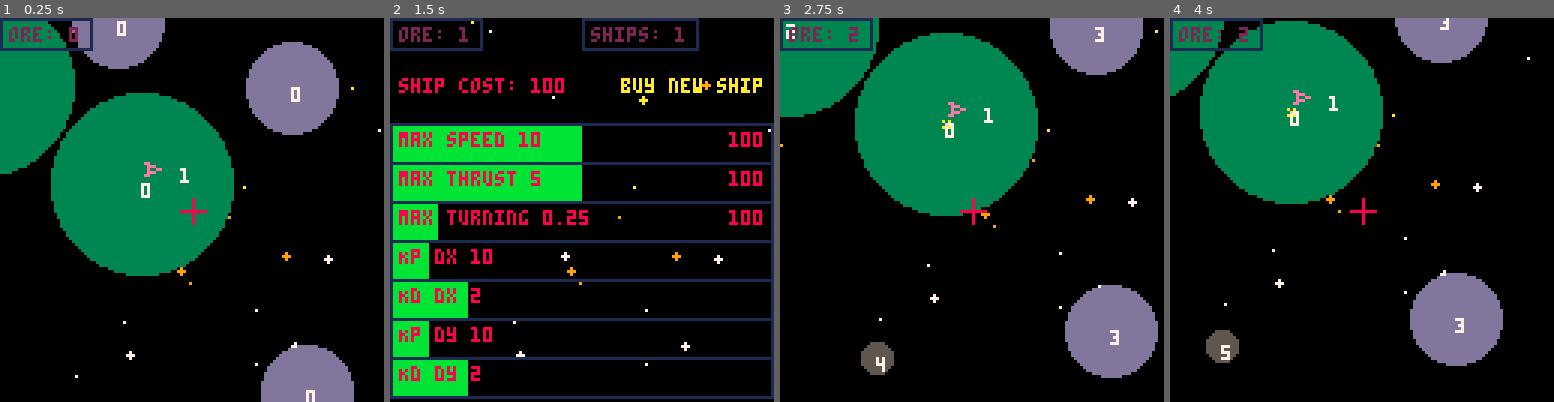
Above: before the commit, frames 1-4 (left to right).
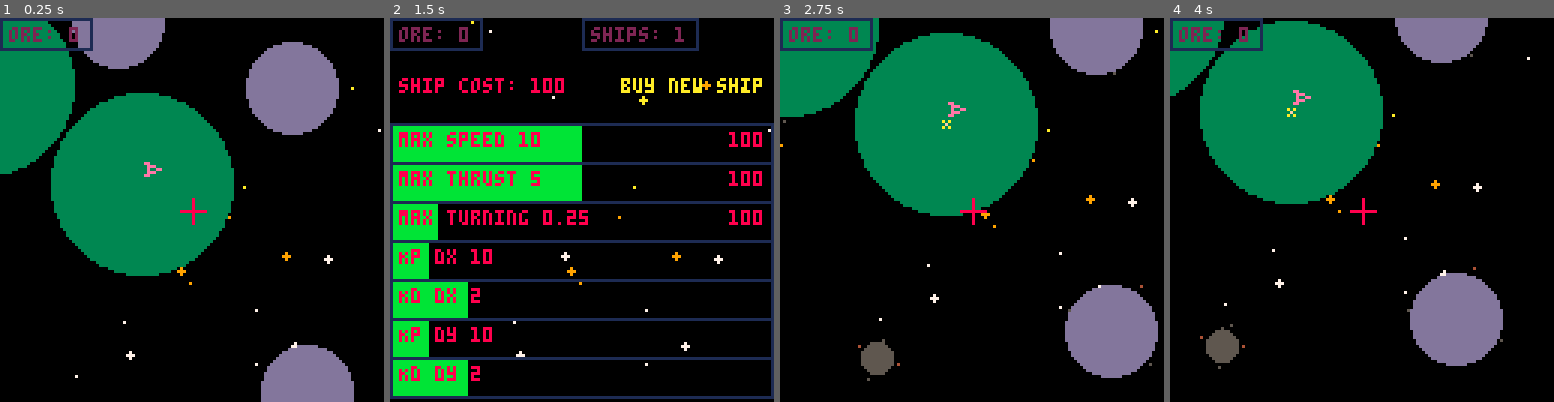
Above: after the commit, the same moments.

Repository: TarkanAl-Kazily/game-jams
Game: PICO-8 cartridge gmtk/main.p8
Two runs of this game, one before a commit and one after it. Both use one fixed random seed, a clock stepped at 60 frames per second and the inputs below.
Inputs:
- Up to frame 1 (0.25 s): no input
- Up to frame 2 (1.5 s): tap O (Z key) at 0.33, 0.7, 1.43 s; tap X (X key) at 1.07 s
- Up to frame 3 (2.75 s): hold Left 1.97-2.37 s; tap X (X key) at 2.07, 2.4, 2.73 s; tap O (Z key) at 2.22 s; hold Down from 2.42 s (still down)
- Up to frame 4 (4 s): release Down at 2.82 s; hold Right 2.87-3.53 s; tap X (X key) at 3.07, 3.4, 3.73 s; tap O (Z key) at 3.1, 3.98 s; hold Up from 3.58 s (still down)

The runs differ from the first frame. In frame 1, 0.3% of the frame differs, in the area x 30-83%, y 0-100%; in frame 2, less than 0.1%; in frame 3, 0.4%, in the area x 0-97%, y 1-95%; in frame 4, 0.4%.

Commit message:
Version 1.2
Major update: Added particles around the planets to represent how much
ore they have.
Added sound effects when picking up particles.
Added sound effect when applying throttle.
Removed debug numbers.

Diff:
--- a/gmtk/controls.lua
+++ b/gmtk/controls.lua
@@ -53,6 +53,10 @@
 
     -- q_ddot.d unused
     state.q_ddot.d = 0
+
+    if control.acceleration > 0 then
+        sfx(1)
+    end
 end
 
 function update_miner_control(e)
--- a/gmtk/draw.lua
+++ b/gmtk/draw.lua
@@ -17,7 +17,15 @@
 
 -- draws circular zones (planets)
 function draw_zone(z)
-  circfill(z.pos.x, z.pos.y, z.radius, z.color)
+  local posx, posy = mid(z.state.q.x, camera_pos.x - z.radius, camera_pos.x + z.radius + 127), mid(z.state.q.y, camera_pos.y - z.radius, camera_pos.y + z.radius + 127)
+  if posx != z.state.q.x or posy != z.state.q.y then
+      return
+  end
+  circfill(z.state.q.x, z.state.q.y, z.radius, z.color)
+  local dots, r, start, delta = flr(z.point), z.radius + 2, (time / 30 + z.state.q.x / 64.0) % 1.0, 0.7321
+  for i=1, dots do
+    pset(z.state.q.x + (r + sin(i / dots)) * cos((i * delta + start) % 1.0), z.state.q.y + (r + sin(i / dots)) *sin((i * delta + start) % 1.0), (i % 2 == 0) and 4 or 5)
+  end
 end
 
 -- draws a little ship
@@ -46,10 +54,9 @@
     draw_ship(e.state.q, 8, e.control.acceleration > 0)
   elseif e.type == "miner" then
     draw_ship(e.state.q, 14, e.control.acceleration > 0)
-    print(e.current_target, e.state.q.x + 10, e.state.q.y, 7)
+    --print(e.current_target, e.state.q.x + 10, e.state.q.y, 7)
   elseif e.type == "zone" then
-    circfill(e.state.q.x, e.state.q.y, e.radius, e.color)
-    print(flr(e.point), e.state.q.x, e.state.q.y, 7)
+    draw_zone(e)
   end
 end
 
--- a/gmtk/main.p8
+++ b/gmtk/main.p8
@@ -1,7 +1,7 @@
 pico-8 cartridge // http://www.pico-8.com
 version 29
 __lua__
--- space controller v1_1
+-- space controller v1_2a
 -- tarkan al-kazily
 
 #include objects.lua
@@ -166,6 +166,12 @@
 
 
 function update_zone(zone)
+  for i=1,#entities do
+    local e = entities[i]
+    if (e.type == "miner" or e.type == "player") and overlap(e, zone) then
+      return
+    end
+  end
   zone.point = min(zone.point_cap, zone.point + zone.point_growth * _delta_t)
 end
 
@@ -174,8 +180,11 @@
     e = entities[i]
     if (e.type == "zone") and overlap(e, ship) then
       local pts = flr(e.point)
-      score += pts
-      e.point -= pts
+      if pts > 0 then
+        sfx(0)
+      end
+      score += min(pts, 1)
+      e.point -= min(pts, 1)
     end
   end
 end
Not shown, changed: the sound effects (__sfx__) section of gmtk/main.p8
